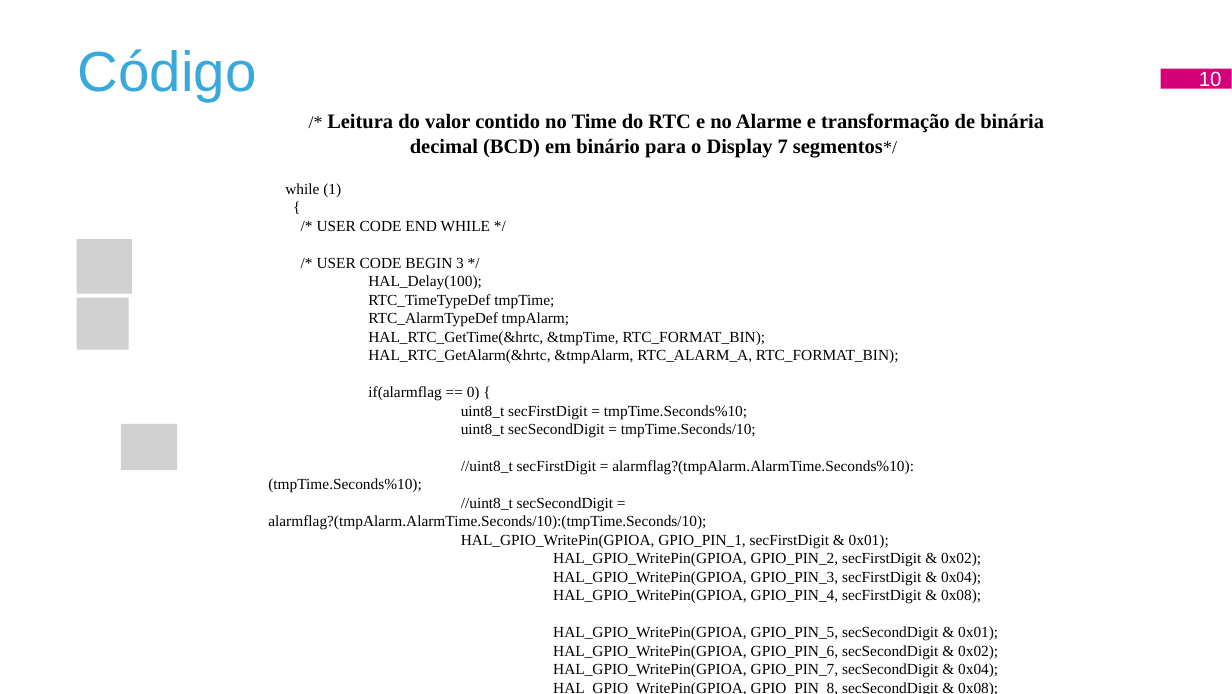
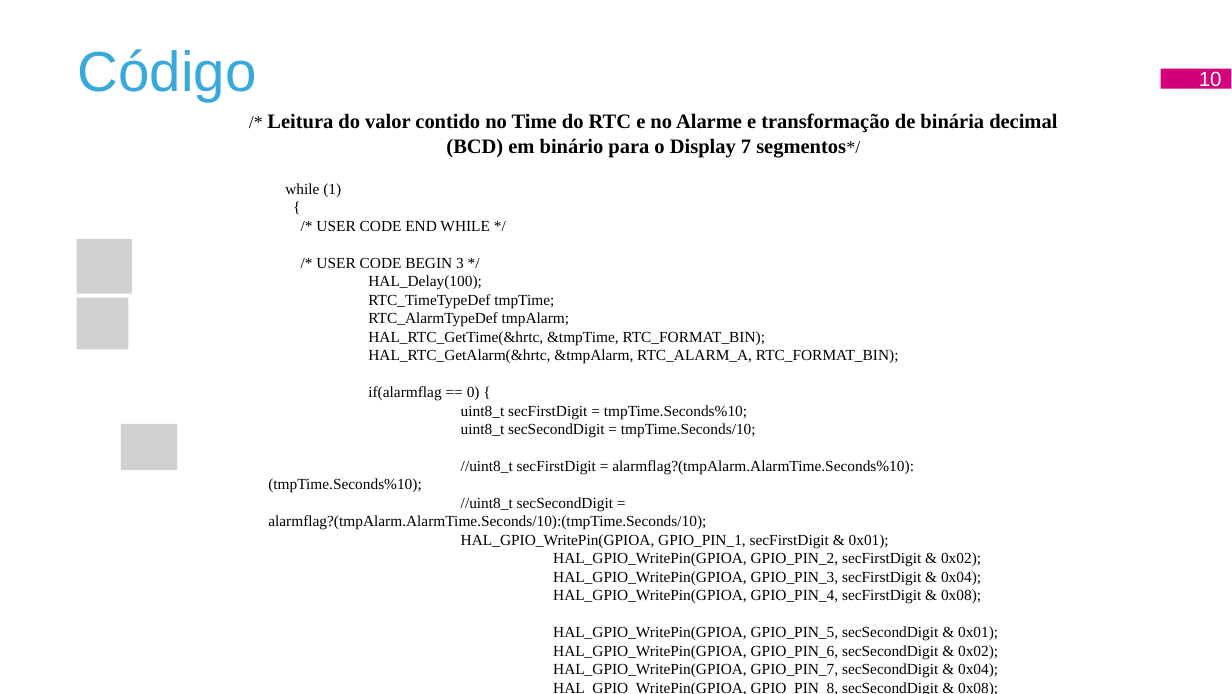
Before and after one commit to Johnvasc/BlueClock_Rel-gio_bluetooth_2020.2, a slide deck: slide 10 of RELÓGIO ALARME COM STM32F103C6.pptx. Drawn at 1232x694 pixels with LibreOffice and Linux fonts; fonts in the diff are those of the drawing; grey boxes stand for pictures; background and template pictures are left out. Boxes give left, top, right and bottom in pixels: in the first picture for what was removed or moved away, otherwise in the second. Text is boxed around its words. In the diff, an @@ line names an element or a change of style, - is before the commit and + after.

```diff
--- a/RELÓGIO ALARME COM STM32F103C6.pptx
+++ b/RELÓGIO ALARME COM STM32F103C6.pptx
@@ text "/* Leitura do valor contido ..." at [267, 113, 1057, 694]: indent changed @@
```
Also in this commit, not shown: 12 other slides changed, 1 other file.
